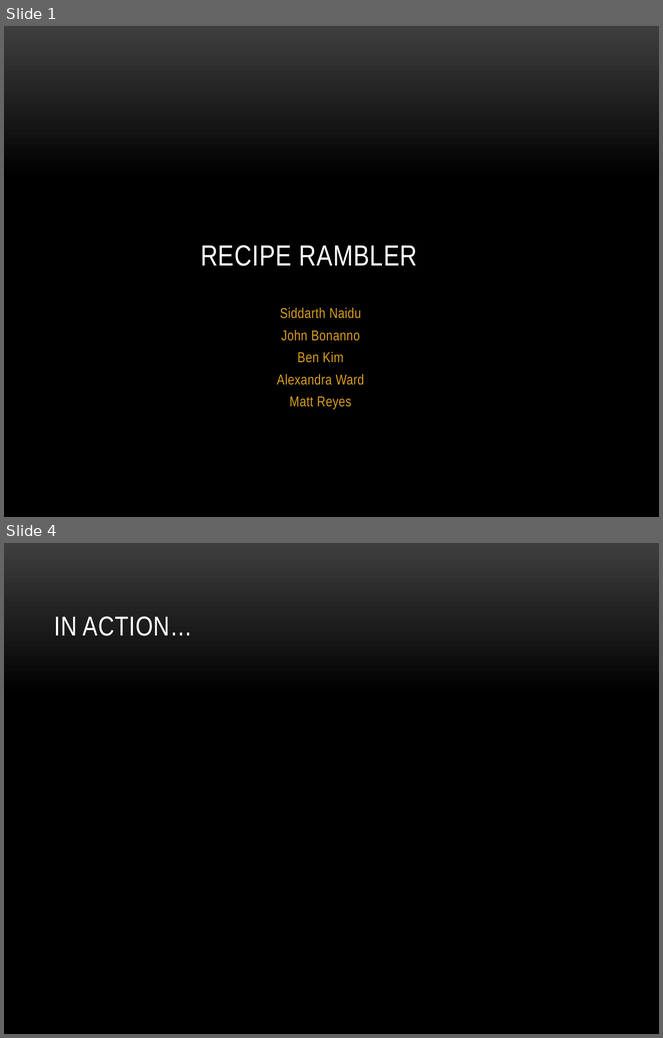
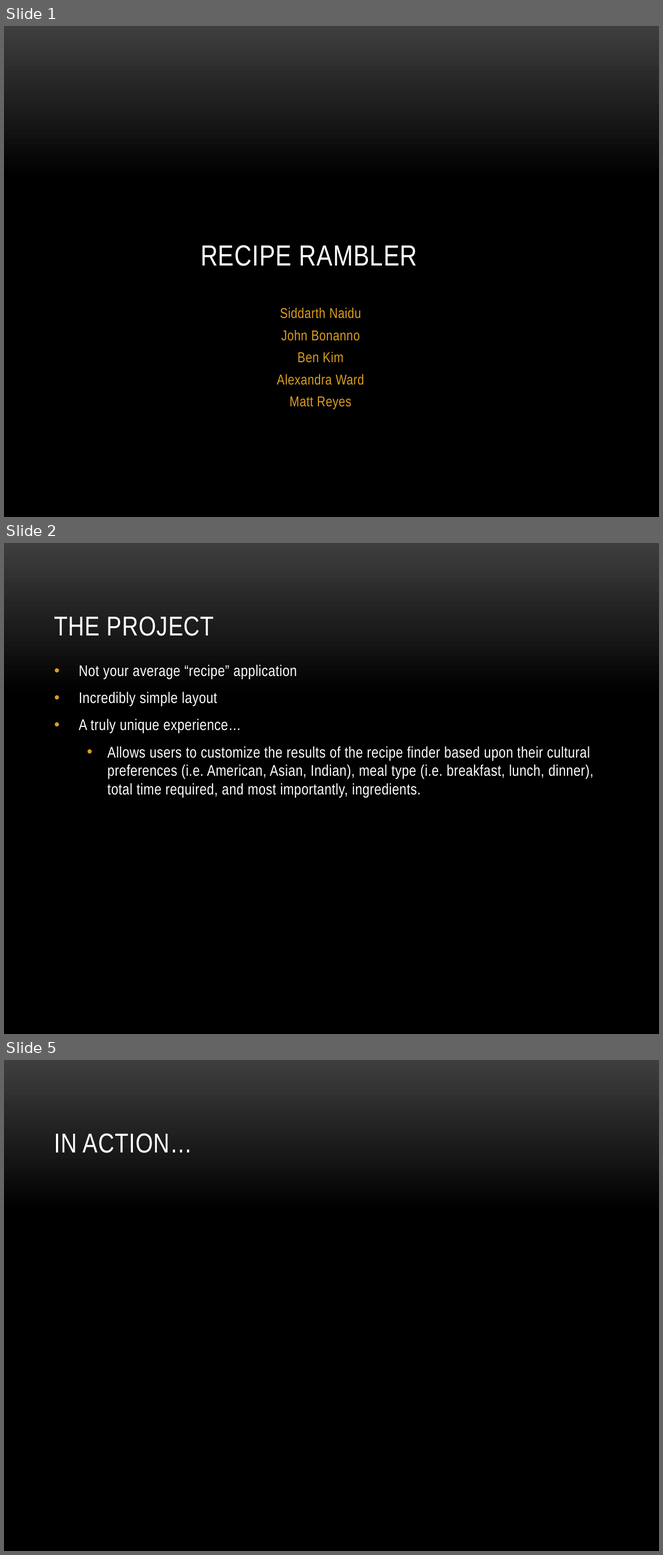
Before and after one commit to mea36/duca2012_group7, a slide deck: pres.pptx. Shown one above the other, each under a label of ours: slides 1 and 4 before the commit, slides 1, 2 and 5 after it; the slides between them are not shown. The pictures are 663x1038 and 663x1555 pixels, drawn with LibreOffice and Linux fonts; fonts in the diff are those of the drawing; background and template pictures are left out. Boxes give left, top, right and bottom in pixels: in the first picture for what was removed or moved away, otherwise in the second. Text is boxed around its words. In the diff, an @@ line names an element or a change of style, - is before the commit and + after.

Commit message:
new attempt at recipe rambler

```diff
--- a/pres.pptx
+++ b/pres.pptx
@@ slide 2 added at box(4, 543, 659, 1034), background picture (left out) @@
@@ title added at box(54, 616, 214, 636), 30 pt, text #FFFFFF @@
+THE PROJECT
@@ text added at box(79, 665, 594, 798), 17 pt, text #FFFFFF @@
+• Not your average “recipe” application
+• Incredibly simple layout
+• A truly unique experience…
+  • Allows users to customize the results of the recipe finder based upon their cultural preferences (i.e. American, Asian, Indian), meal type (i.e. breakfast, lunch, dinner), total time required, and most importantly, ingredients.
@@ what was slide 4 is now slide 5 @@
```
Also in this commit, not shown: 3 slides changed, 1 other slide added, 28 other files.
